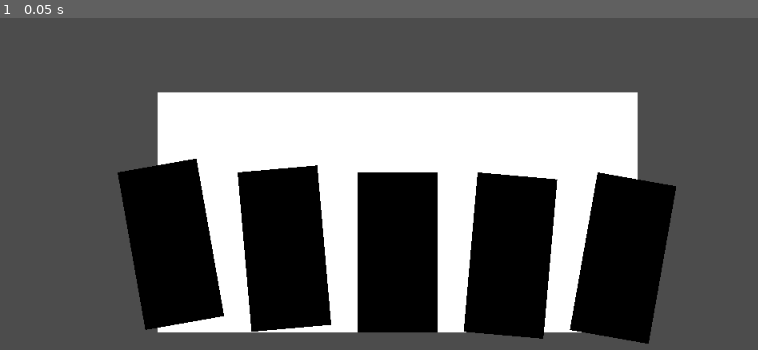
Above: before the commit, frame 1.
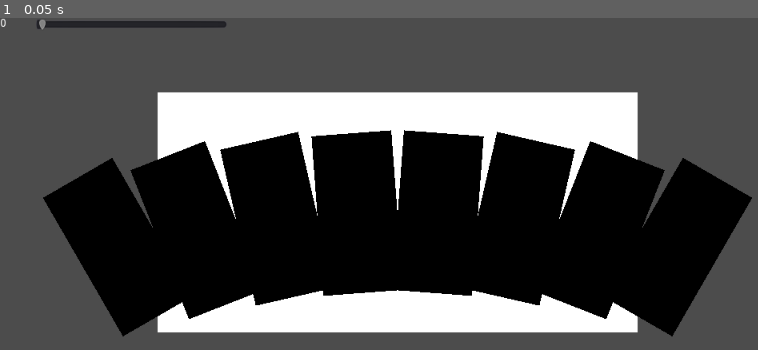
Above: after the commit, the same moment.

Repository: rominhorl/cardgame
Game: Godot game, scene res://Scenes/card divisor.tscn
Two runs of this game, one before a commit and one after it. Both use one fixed random seed, a clock stepped at 60 frames per second and the inputs below. The project has no main scene, so this scene is started directly.
Inputs:
- Up to frame 1 (0.05 s): no input

The runs differ from the first frame. In frame 1, 25% of the frame differs, in the area x 0-100%, y 0-99%.

Commit message:
more hand organizer tests

Diff:
--- a/CardGame/ColorRect.gd
+++ b/CardGame/ColorRect.gd
@@ -1,9 +1,11 @@
 extends ColorRect
 
-var nCards = 5
-
+var nCards
+var contas = 2
+#onready var valorAngulo = get_node("../Angulo").valorAngulo
 # Called when the node enters the scene tree for the first time.
-func _ready():
+func _process(delta):
+	#print(valorAngulo)
 	var nCards = get_child_count()
 	var spaces = nCards -1
 	var correction = get_children()[0].rect_size.x/2
@@ -12,15 +14,12 @@
 	print(correction)
 
 	for i in (get_children()):
-		i.rect_position = Vector2(s - correction,100)
 		var relativePosition = (s - rect_size.x/2) / (rect_size.x/2)
-		print("relativo" + str(relativePosition))
-		i.rect_rotation = relativePosition * 10
+		i.rect_rotation = relativePosition * 30
+		i.rect_position = Vector2(s - correction,50 + 30 * abs(pow(relativePosition,2)))
 		s += k
-		print(s)
 
 
-	print(rect_size.x)
 	# pegar a posição atual de um filhinho
 	print(get_children()[0].get_global_position())
 
--- /dev/null
+++ b/CardGame/Scenes/Angulo.gd
@@ -0,0 +1,19 @@
+extends Control
+
+
+# Declare member variables here. Examples:
+# var a = 2
+# var b = "text"
+onready var valorAngulo = 0
+
+# Called when the node enters the scene tree for the first time.
+func _ready():
+	pass # Replace with function body.
+
+
+# Called every frame. 'delta' is the elapsed time since the previous frame.
+#func _process(delta):
+#	pass
+func _process(delta):
+	valorAngulo = $SliderAngulo.value
+	$ValorAngulo.text = str($SliderAngulo.value)
--- a/CardGame/Scenes/card divisor.tscn
+++ b/CardGame/Scenes/card divisor.tscn
@@ -1,6 +1,7 @@
-[gd_scene load_steps=2 format=2]
+[gd_scene load_steps=3 format=2]
 
 [ext_resource path="res://ColorRect.gd" type="Script" id=1]
+[ext_resource path="res://Scenes/Angulo.gd" type="Script" id=2]
 
 [node name="Node2D" type="Node2D"]
 
@@ -12,31 +13,66 @@
 script = ExtResource( 1 )
 
 [node name="carta1" type="ColorRect" parent="ColorRect"]
-margin_left = -50.0
-margin_right = 50.0
+margin_right = 100.0
 margin_bottom = 200.0
+rect_pivot_offset = Vector2( 50, 200 )
 color = Color( 0, 0, 0, 1 )
 
 [node name="carta2" type="ColorRect" parent="ColorRect"]
-margin_left = -50.0
-margin_right = 50.0
+margin_right = 100.0
 margin_bottom = 200.0
+rect_pivot_offset = Vector2( 50, 200 )
 color = Color( 0, 0, 0, 1 )
 
 [node name="carta3" type="ColorRect" parent="ColorRect"]
-margin_left = -50.0
-margin_right = 50.0
+margin_right = 100.0
 margin_bottom = 200.0
+rect_pivot_offset = Vector2( 50, 200 )
 color = Color( 0, 0, 0, 1 )
 
 [node name="carta4" type="ColorRect" parent="ColorRect"]
-margin_left = -50.0
-margin_right = 50.0
+margin_right = 100.0
 margin_bottom = 200.0
+rect_pivot_offset = Vector2( 50, 200 )
 color = Color( 0, 0, 0, 1 )
 
 [node name="carta5" type="ColorRect" parent="ColorRect"]
-margin_left = -50.0
-margin_right = 50.0
+margin_right = 100.0
 margin_bottom = 200.0
+rect_pivot_offset = Vector2( 50, 200 )
 color = Color( 0, 0, 0, 1 )
+
+[node name="carta6" type="ColorRect" parent="ColorRect"]
+margin_right = 100.0
+margin_bottom = 200.0
+rect_pivot_offset = Vector2( 50, 200 )
+color = Color( 0, 0, 0, 1 )
+
+[node name="carta7" type="ColorRect" parent="ColorRect"]
+margin_right = 100.0
+margin_bottom = 200.0
+rect_pivot_offset = Vector2( 50, 200 )
+color = Color( 0, 0, 0, 1 )
+
+[node name="carta8" type="ColorRect" parent="ColorRect"]
+margin_right = 100.0
+margin_bottom = 200.0
+rect_pivot_offset = Vector2( 50, 200 )
+color = Color( 0, 0, 0, 1 )
+
+[node name="Angulo" type="Control" parent="."]
+margin_right = 40.0
+margin_bottom = 40.0
+script = ExtResource( 2 )
+
+[node name="SliderAngulo" type="HSlider" parent="Angulo"]
+margin_left = 45.0
+margin_right = 284.0
+margin_bottom = 17.0
+__meta__ = {
+"_editor_description_": ""
+}
+
+[node name="ValorAngulo" type="Label" parent="Angulo"]
+margin_right = 40.0
+margin_bottom = 14.0
